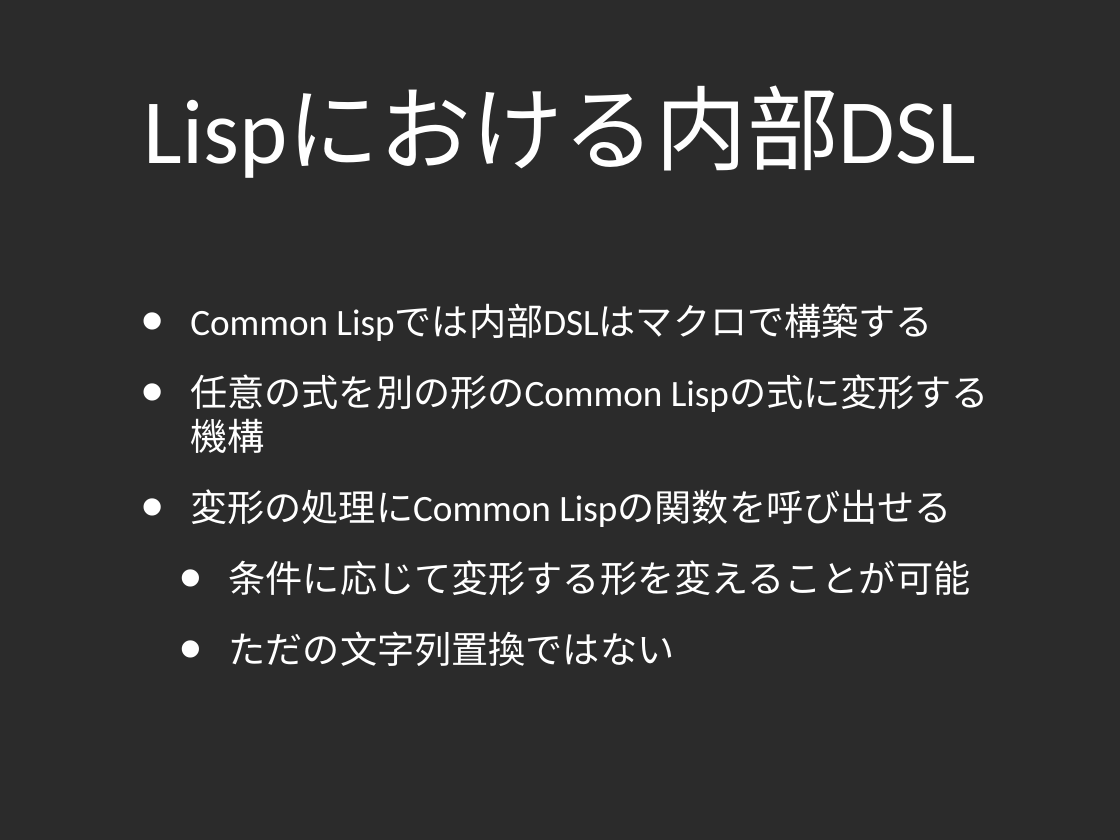
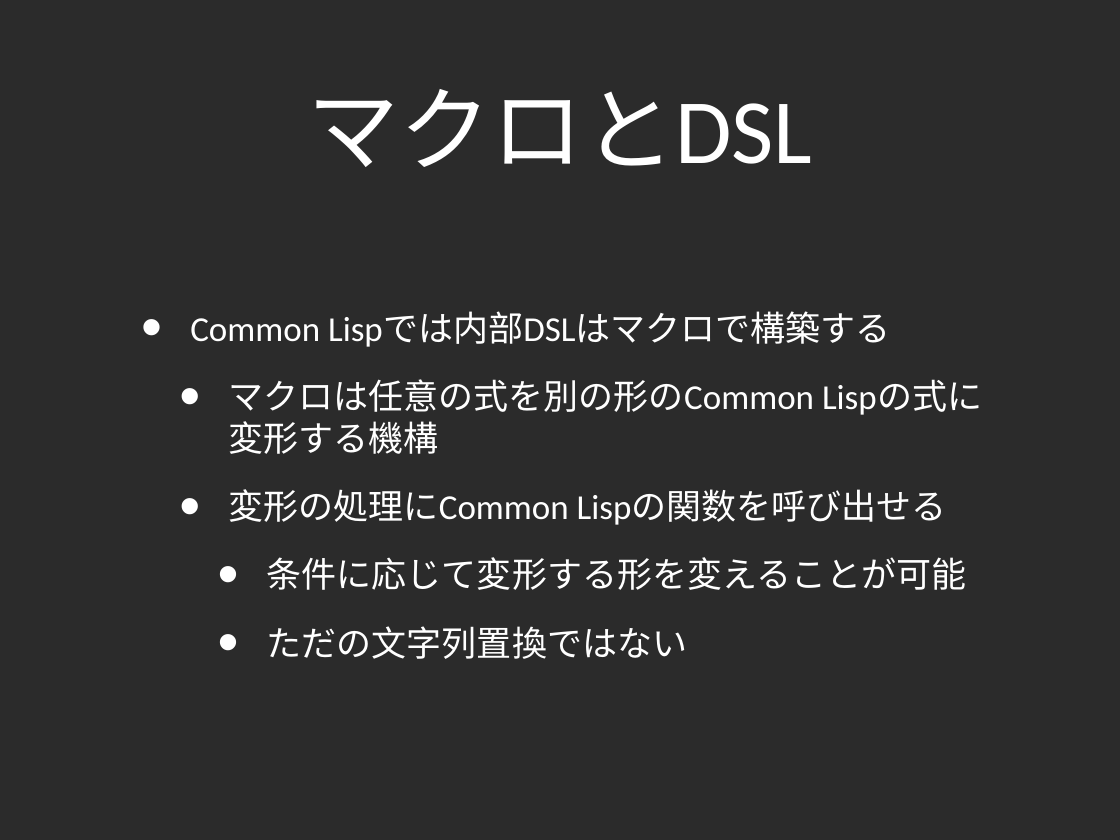
Before and after one commit to lambdasakura/doc, a slide deck: slide 25 of zengeren/fast_game_development_2010:02:12.ppt (slide 24 before the commit). Drawn at 1120x840 pixels with LibreOffice and Linux fonts; fonts in the diff are those of the drawing; background and template pictures are left out; a plain dark background stands for a picture behind light text. Boxes give left, top, right and bottom in pixels: in the first picture for what was removed or moved away, otherwise in the second. Text is boxed around its words. In the diff, an @@ line names an element or a change of style, - is before the commit and + after.

```diff
--- a/zengeren/fast_game_development_2010:02:12.ppt
+++ b/zengeren/fast_game_development_2010:02:12.ppt
@@ title at (308, 89, 813, 167): text changed @@
-Lispにおける内部DSL
+マクロとDSL
@@ text at (190, 312, 966, 659): size 34 to 32 pt in "Common Lispでは内部DSLはマクロで構築する", "変形の処理にCommon Lispの関数を呼び出せる", "条件に応じて変形する形を変えることが可能", "ただの文字列置換ではない"; list level 1 to 2 in "変形の処理にCommon Lispの関数を呼び出せる"; list level 2 to 3 in "条件に応じて変形する形を変えることが可能"; list level 2 to 3 in "ただの文字列置換ではない" @@
@@ text at (229, 379, 815, 412): text changed; size 34 to 32 pt @@
-• 任意の式を別の形のCommon Lispの式に変形する機構
+  • マクロは任意の式を別の形のCommon Lispの式に変形する機構
```
Also in this commit, not shown: 5 other slides changed, 8 slides added, 1 slide removed, 1 other file.
